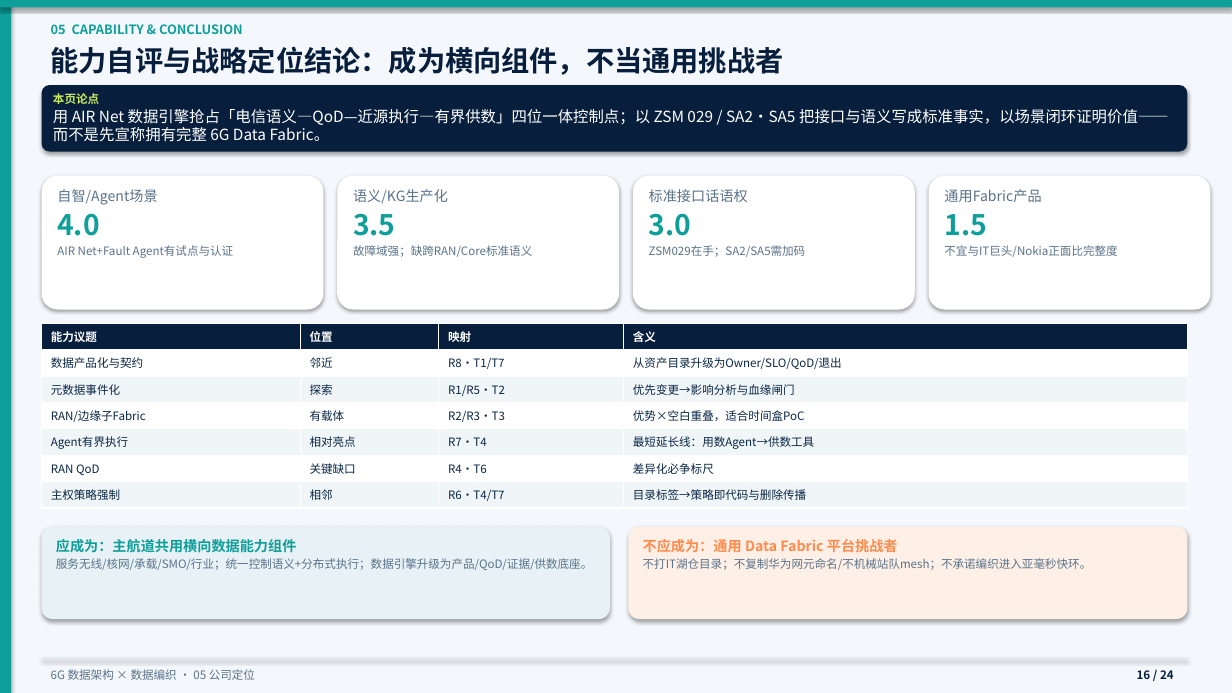
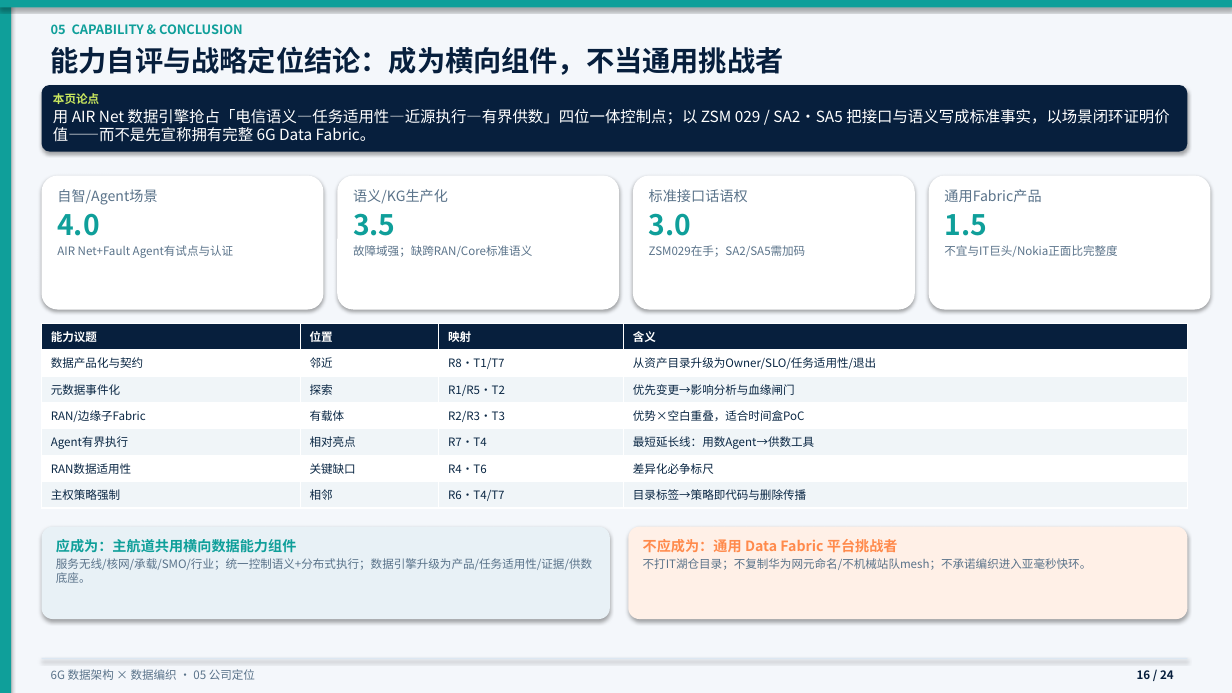
Before and after one commit to newmanxiang/6GDataPlane, a slide deck: slide 16 of reports/6g-data-fabric-strategy-deck.pptx. Drawn at 1232x693 pixels with LibreOffice and Linux fonts; fonts in the diff are those of the drawing. Boxes give left, top, right and bottom in pixels: in the first picture for what was removed or moved away, otherwise in the second. Text is boxed around its words. In the diff, an @@ line names an element or a change of style, - is before the commit and + after.

```diff
--- a/reports/6g-data-fabric-strategy-deck.pptx
+++ b/reports/6g-data-fabric-strategy-deck.pptx
@@ text in rounded rectangle at bbox=[53, 109, 1169, 142]: text changed @@
-用 AIR Net 数据引擎抢占「电信语义—QoD—近源执行—有界供数」四位一体控制点；以 ZSM 029 / SA2·SA5 把接口与语义写成标准事实，以场景闭环证明价值——而不是先宣称拥有完整 6G Data Fabric。
+用 AIR Net 数据引擎抢占「电信语义—任务适用性—近源执行—有界供数」四位一体控制点；以 ZSM 029 / SA2·SA5 把接口与语义写成标准事实，以场景闭环证明价值——而不是先宣称拥有完整 6G Data Fabric。
@@ table at bbox=[42, 323, 1188, 508] @@
-row 2, column 4: 从资产目录升级为Owner/SLO/QoD/退出
+row 2, column 4: 从资产目录升级为Owner/SLO/任务适用性/退出
-row 6, column 1: RAN QoD
+row 6, column 1: RAN数据适用性
@@ text in rounded rectangle at bbox=[56, 558, 592, 583]: text changed @@
-服务无线/核网/承载/SMO/行业；统一控制语义+分布式执行；数据引擎升级为产品/QoD/证据/供数底座。
+服务无线/核网/承载/SMO/行业；统一控制语义+分布式执行；数据引擎升级为产品/任务适用性/证据/供数底座。
```
Also in this commit, not shown: 19 other slides changed, 3 other files.
